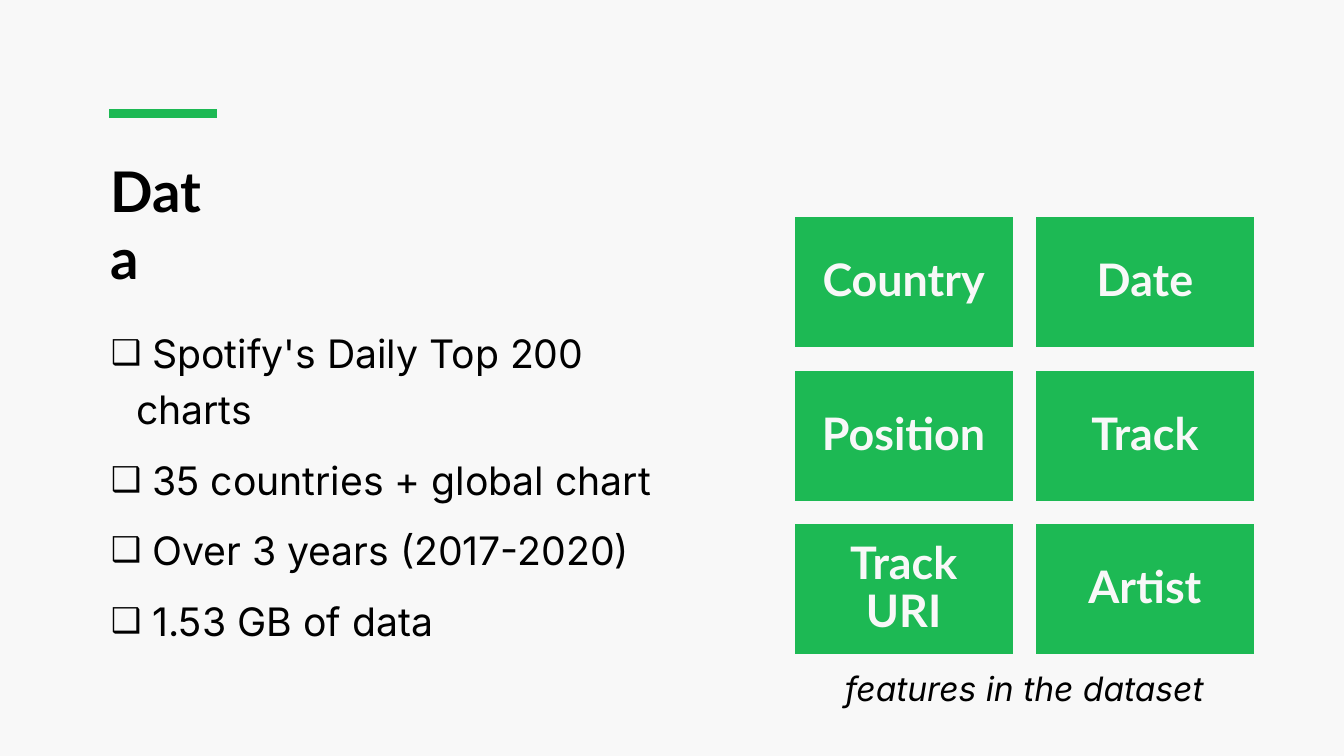
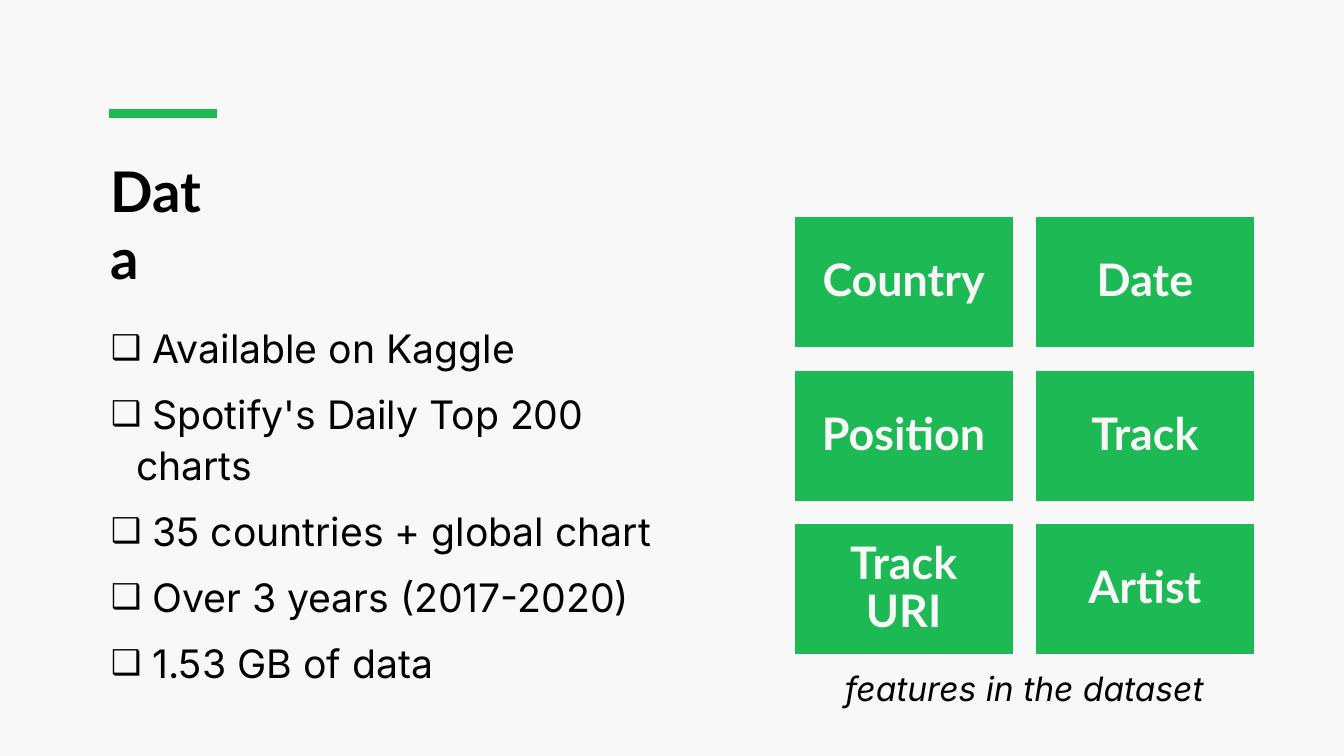
Before and after one commit to luca-martinelli-09/spotify-lod, a slide deck: slide 2 of Spotify_Presentation.pptx. Drawn at 1344x756 pixels with LibreOffice and Linux fonts; fonts in the diff are those of the drawing. Boxes give left, top, right and bottom in pixels: in the first picture for what was removed or moved away, otherwise in the second. Text is boxed around its words. In the diff, an @@ line names an element or a change of style, - is before the commit and + after.

```diff
--- a/Spotify_Presentation.pptx
+++ b/Spotify_Presentation.pptx
@@ text at (152, 333, 515, 372): paragraph added @@
+❑ Available on Kaggle
@@ text at (136, 399, 651, 679): line spacing 1.2 to 1.1 @@
```
Also in this commit, not shown: 14 other slides changed, 1 slide added, 1 slide removed, 1 other file.
